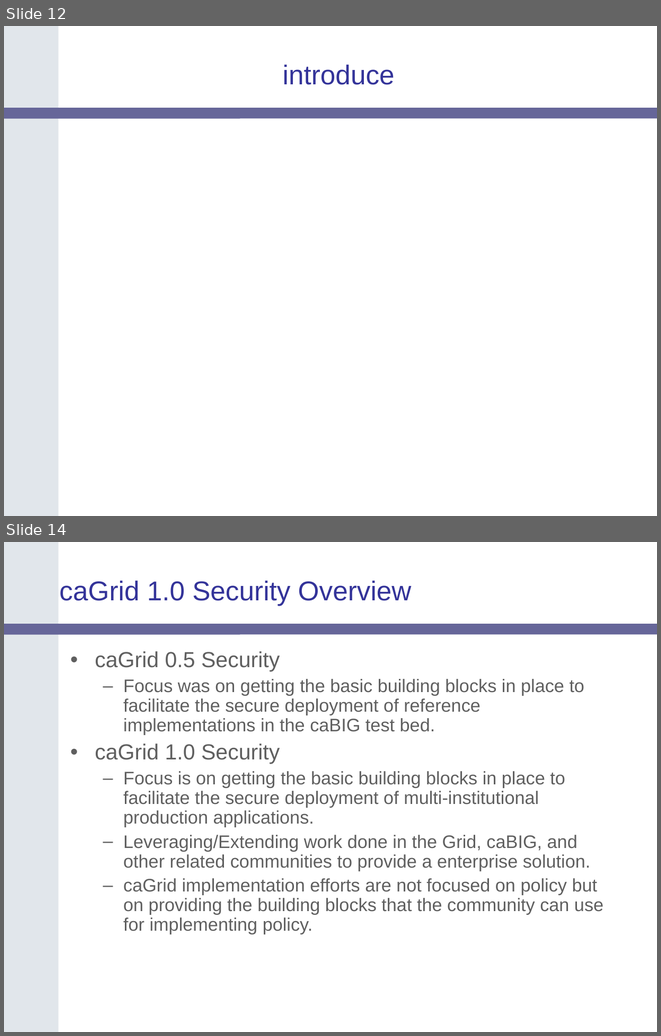
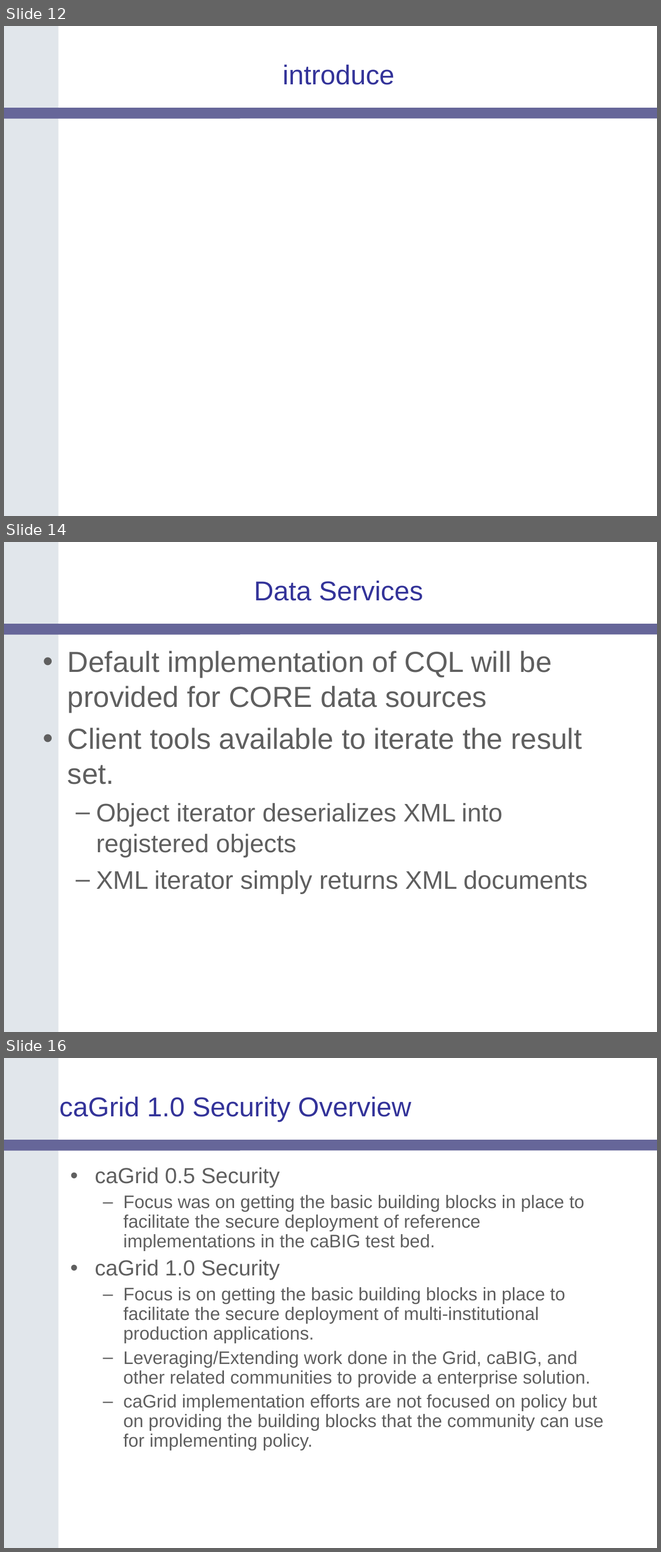
Before and after one commit to NCIP/cagrid-portal, a slide deck: cagrid-1-0/Documentation/presentations/200604_AnnualMeeting/caGrid-1.0-Architecture_caBIG-Annual-Meeting06.ppt. Shown one above the other, each under a label of ours: slides 12 and 14 before the commit, slides 12, 14 and 16 after it; the slides between them are not shown. The pictures are 661x1036 and 661x1552 pixels, drawn with LibreOffice and Linux fonts; fonts in the diff are those of the drawing; background and template pictures are left out. Boxes give left, top, right and bottom in pixels: in the first picture for what was removed or moved away, otherwise in the second. Text is boxed around its words. In the diff, an @@ line names an element or a change of style, - is before the commit and + after.

Commit message:
added data service slides

```diff
--- a/cagrid-1-0/Documentation/presentations/200604_AnnualMeeting/caGrid-1.0-Architecture_caBIG-Annual-Meeting06.ppt
+++ b/cagrid-1-0/Documentation/presentations/200604_AnnualMeeting/caGrid-1.0-Architecture_caBIG-Annual-Meeting06.ppt
@@ slide 14 added at bbox=[4, 542, 657, 1032], background #FFFFFF; not listed: 2 template elements that a slide beside it also shows @@
@@ title added at bbox=[254, 581, 423, 601], 30 pt, text #333399 @@
+Data Services
@@ text added at bbox=[68, 651, 588, 893], 32 pt, text #5F5F5F @@
+• Default implementation of CQL will be provided for CORE data sources
+• Client tools available to iterate the result set.
+  – Object iterator deserializes XML into registered objects
+  – XML iterator simply returns XML documents
@@ what was slide 14 is now slide 16 @@
```
Also in this commit, not shown: 6 slides changed, 2 other slides added, 1 slide removed.
